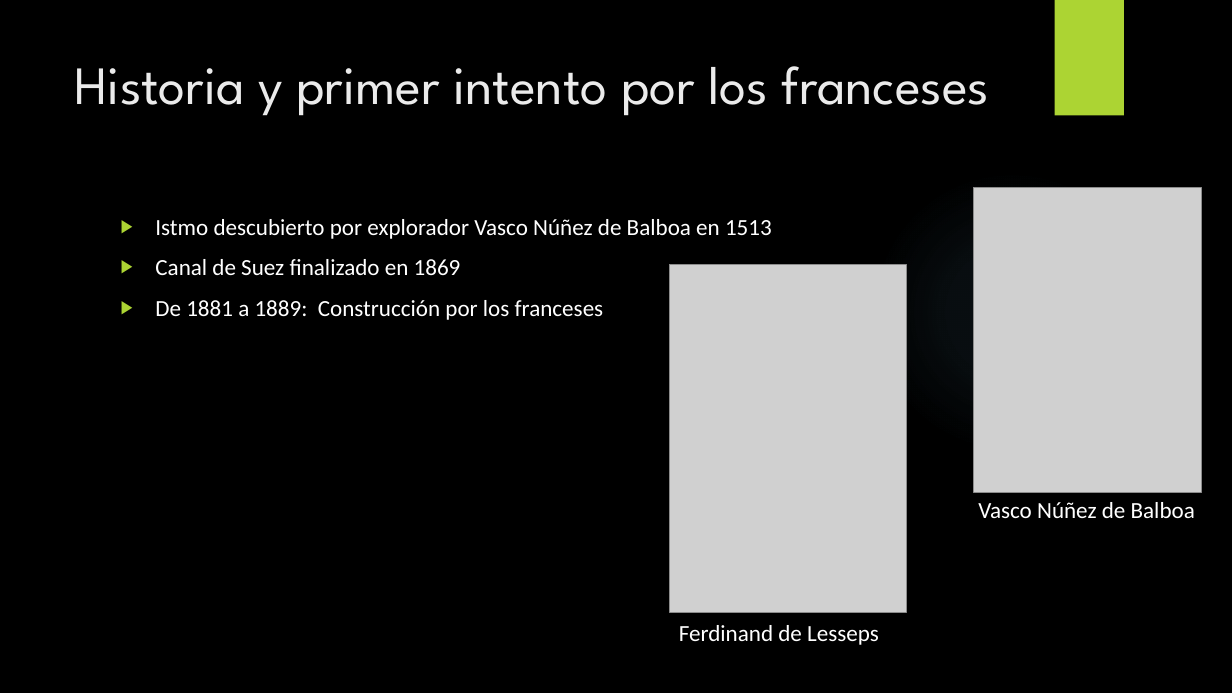
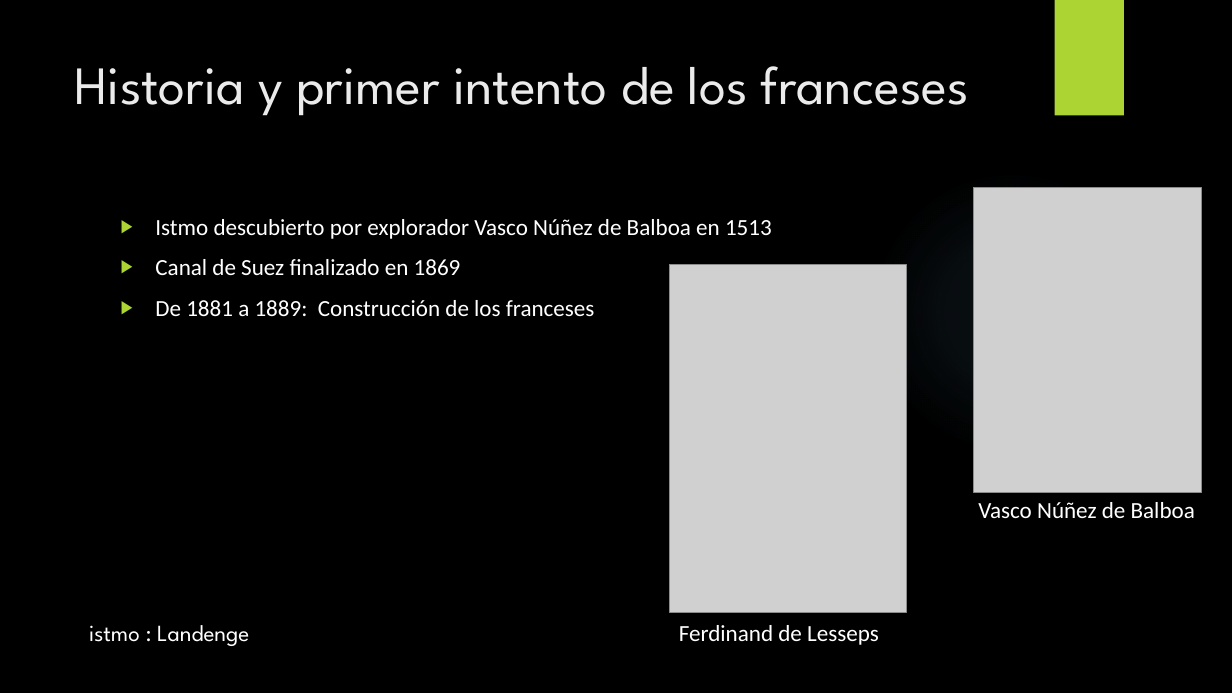
Before and after one commit to JannisLiebscher/studium, a slide deck: slide 5 of Semester 7/Spanisch/Canal de Panmá.pptx. Drawn at 1232x693 pixels with LibreOffice and Linux fonts; fonts in the diff are those of the drawing; grey boxes stand for pictures; background and template pictures are left out. Boxes give left, top, right and bottom in pixels: in the first picture for what was removed or moved away, otherwise in the second. Text is boxed around its words. In the diff, an @@ line names an element or a change of style, - is before the commit and + after.

```diff
--- a/Semester 7/Spanisch/Canal de Panmá.pptx
+++ b/Semester 7/Spanisch/Canal de Panmá.pptx
@@ title at (x1=75, y1=66, x2=969, y2=116): text changed @@
-Historia y primer intento por los franceses
+Historia y primer intento de los franceses
@@ text at (x1=155, y1=300, x2=595, y2=316): text changed @@
-▶ De 1881 a 1889: Construcción por los franceses
+▶ De 1881 a 1889: Construcción de los franceses
@@ text added at (x1=89, y1=625, x2=249, y2=646), 18 pt, text #FFFFFF @@
+istmo : Landenge
```
Also in this commit, not shown: 10 other slides changed, 1 slide added, 1 slide removed, 4 other files.
